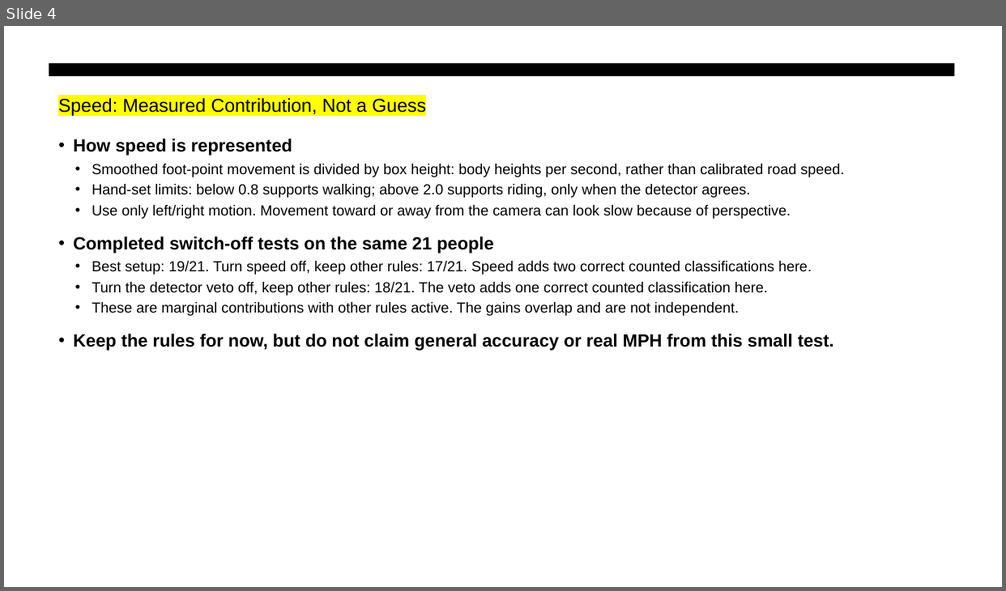
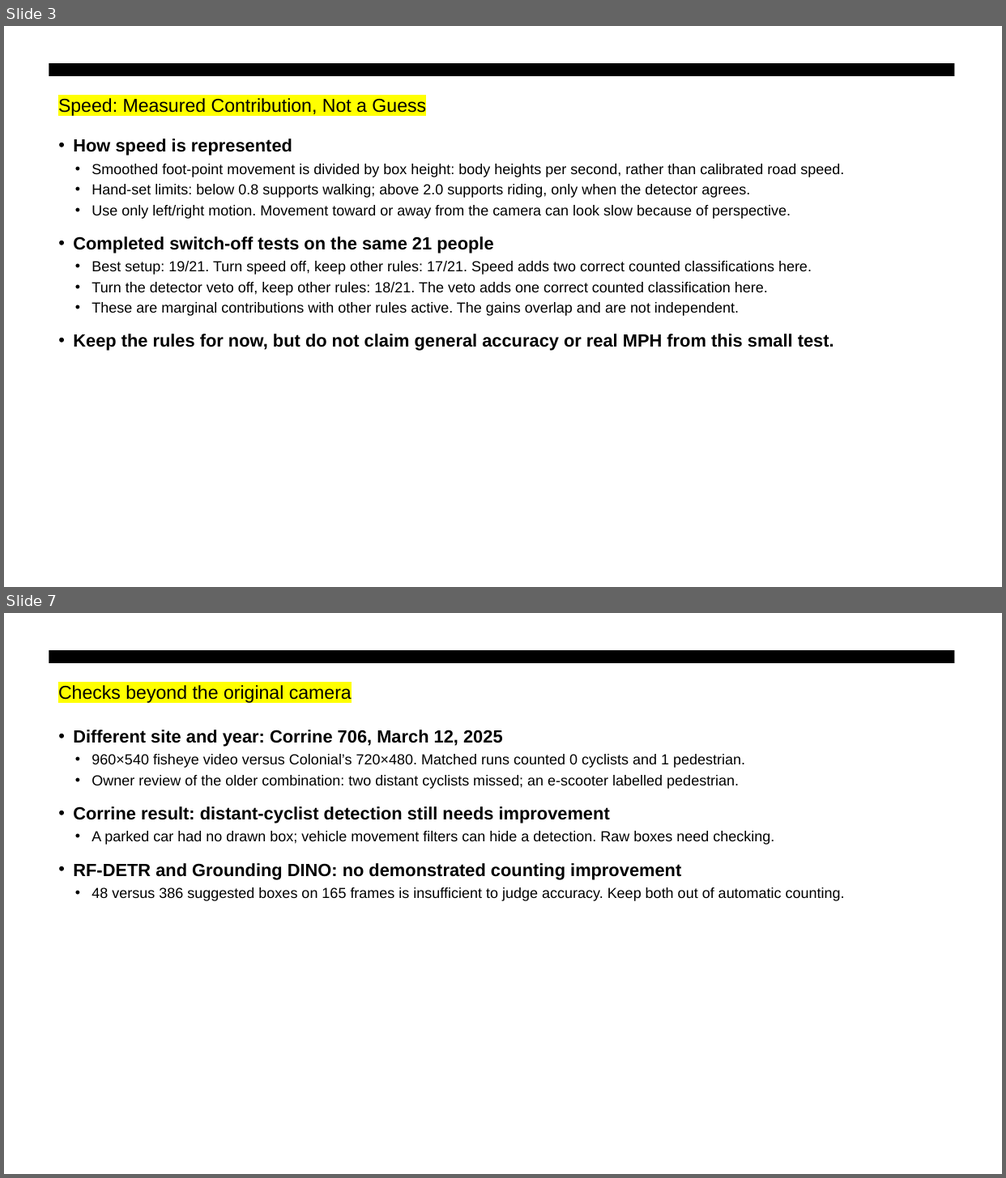
Before and after one commit to RithikaMathew/objectDetect, a slide deck: reports/presentations/bike_weekly_meeting_10_19_results.pptx. Shown one above the other, each under a label of ours: slide 4 before the commit, slides 3 and 7 after it; the slides between them are not shown. The pictures are 1006x591 and 1006x1178 pixels, drawn with LibreOffice and Linux fonts; fonts in the diff are those of the drawing. Boxes give left, top, right and bottom in pixels: in the first picture for what was removed or moved away, otherwise in the second. Text is boxed around its words. In the diff, an @@ line names an element or a change of style, - is before the commit and + after.

```diff
--- a/reports/presentations/bike_weekly_meeting_10_19_results.pptx
+++ b/reports/presentations/bike_weekly_meeting_10_19_results.pptx
@@ slide 7 added at (4,613,1002,1174), background #FFFFFF; not listed: 1 template element that a slide beside it also shows @@
@@ text added at (58,685,351,703), 18 pt, text #000000 @@
+Checks beyond the original camera
@@ text added at (73,730,845,901), 14 pt, text #000000 @@
+• Different site and year: Corrine 706, March 12, 2025
+• 960×540 fisheye video versus Colonial’s 720×480. Matched runs counted 0 cyclists and 1 pedestrian.
+• Owner review of the older combination: two distant cyclists missed; an e-scooter labelled pedestrian.
+• Corrine result: distant-cyclist detection still needs improvement
+• A parked car had no drawn box; vehicle movement filters can hide a detection. Raw boxes need checking.
+• RF-DETR and Grounding DINO: no demonstrated counting improvement
+• 48 versus 386 suggested boxes on 165 frames is insufficient to judge accuracy. Keep both out of automatic counting.
@@ what was slide 4 is now slide 3 @@
```
Also in this commit, not shown: 1 slide changed, 5 other slides added, 10 slides removed, 45 other files.
